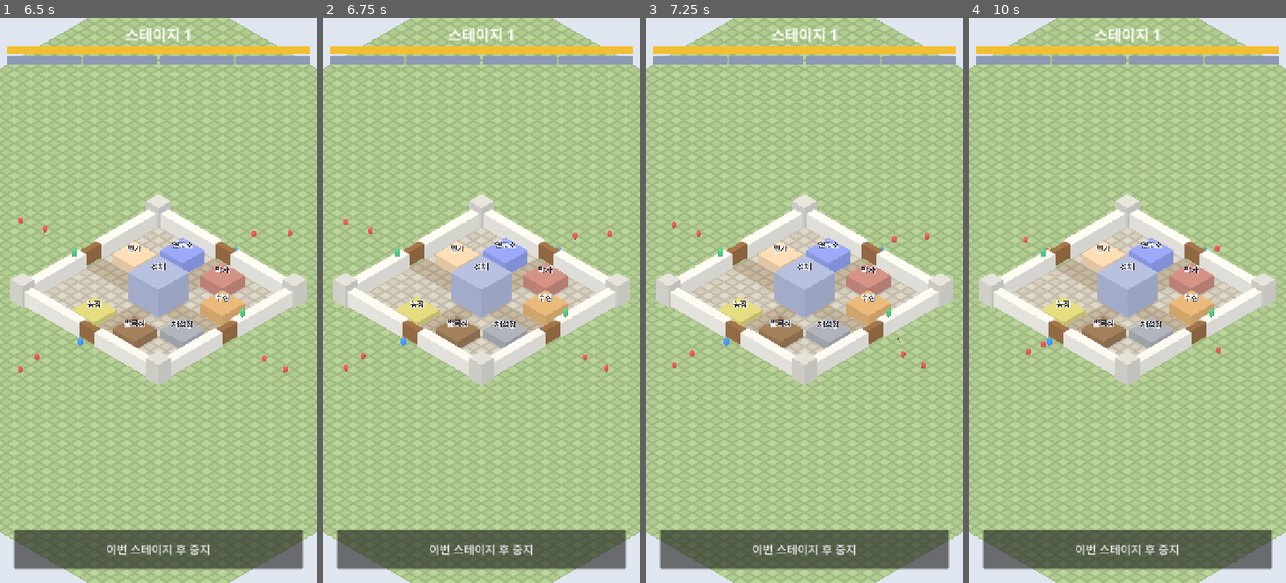
Above: before the commit, frames 1-4 (left to right).
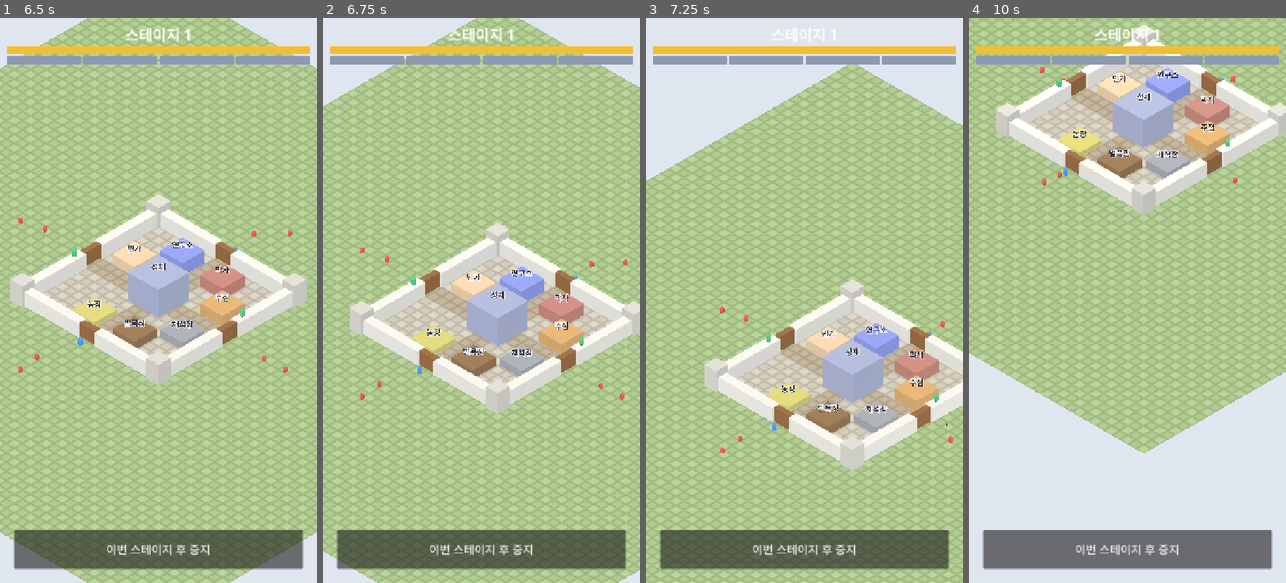
Above: after the commit, the same moments.

Repository: ILSEONG/CastleRPG
Game: Godot game, scene res://scenes/main.tscn
The game is run twice, just before and just after one commit, with the same random seed, the same clock (stepped at 60 frames per second) and the same inputs.
Inputs (mouse positions are in pixels of both pictures, inside the frame that each line leads up to):
- Up to frame 1 (6.5 s): click "스테이지 진행" at 0.5 s; click "이번 스테이지 후 중지" at 1.25 s; click "중지 예약됨 (취소)" at 2 s; click "이번 스테이지 후 중지" at 2.75 s; click "중지 예약됨 (취소)" at 3.5 s; click "이번 스테이지 후 중지" at 4.25 s; click "중지 예약됨 (취소)" at 5 s; move the mouse to (228, 272) at 5.77 s; click (228, 272) at 5.92 s
- Up to frame 2 (6.75 s): drag from (418, 328) to (465, 413) at 6.52 s
- Up to frame 3 (7.25 s): no input
- Up to frame 4 (10 s): move the mouse to (1159, 176) at 7.27 s; click (1159, 176) at 7.42 s; drag from (1111, 413) to (1032, 215) at 8.02 s; move the mouse to (1222, 385) at 8.77 s; click (1222, 385) at 8.92 s; drag from (1032, 215) to (1079, 159) at 9.52 s

Frame 1 is identical in both runs. In frame 2, 24% of the frame differs, in the area x 0-100%, y 0-100%; in frame 3, 48%; in frame 4, 68%.

Commit message:
feat: camera drag pan, wheel and pinch zoom; HUD passes drags through
Co-Authored-By: Claude Opus 5.5 <noreply@anthropic.com>

Diff:
--- a/scripts/camera_rig.gd
+++ b/scripts/camera_rig.gd
@@ -1,14 +1,22 @@
 extends Node3D
 ## 쿼터뷰 직교 카메라 리그. 리그 위치 = 화면 중앙이 바라보는 바닥 지점.
-## 드래그 이동·줌 입력은 Task 4에서 추가.
+## 한 손가락/마우스 드래그로 이동(DRAG_THRESHOLD_PX 넘으면 드래그 확정), 휠·두 손가락 핀치로 줌.
+## 입력을 소비하지 않는다 — 탭 판정(UnitPicker)도 같은 이벤트를 본다.
 
 const Balance := preload("res://scripts/balance.gd")
 
 const PITCH_DEG := -35.0
 const YAW_DEG := 45.0
 const DISTANCE := 100.0
+const DRAG_THRESHOLD_PX := 12.0
+const ZOOM_STEP := 1.1
+const PAN_LIMIT_MARGIN := 20.0
 
 var camera: Camera3D
+
+var _press_pos: Vector2 = Vector2.INF
+var _dragging := false
+var _touches := {}  # 터치 index -> 화면 위치 (핀치용)
 
 
 func _ready() -> void:
@@ -21,3 +29,69 @@
 	camera.rotation_degrees = Vector3(PITCH_DEG, YAW_DEG, 0)
 	camera.position = camera.basis.z * DISTANCE
 	add_child(camera)
+
+
+func _unhandled_input(event: InputEvent) -> void:
+	if event is InputEventScreenTouch:
+		var st := event as InputEventScreenTouch
+		if st.pressed:
+			_touches[st.index] = st.position
+		else:
+			_touches.erase(st.index)
+	elif event is InputEventScreenDrag:
+		var sd := event as InputEventScreenDrag
+		if _touches.size() >= 2 and _touches.has(sd.index):
+			_pinch(sd)
+		if _touches.has(sd.index):
+			_touches[sd.index] = sd.position
+	elif event is InputEventMouseButton:
+		var mb := event as InputEventMouseButton
+		if mb.button_index == MOUSE_BUTTON_WHEEL_UP and mb.pressed:
+			zoom_by(1.0 / ZOOM_STEP)
+		elif mb.button_index == MOUSE_BUTTON_WHEEL_DOWN and mb.pressed:
+			zoom_by(ZOOM_STEP)
+		elif mb.button_index == MOUSE_BUTTON_LEFT:
+			_press_pos = mb.position if mb.pressed else Vector2.INF
+			_dragging = false
+	elif event is InputEventMouseMotion:
+		var mm := event as InputEventMouseMotion
+		if _press_pos == Vector2.INF or _touches.size() >= 2:
+			return
+		if not _dragging and mm.position.distance_to(_press_pos) > DRAG_THRESHOLD_PX:
+			_dragging = true
+		if _dragging:
+			pan_pixels(mm.relative)
+
+
+## 화면 픽셀 이동량만큼 바닥이 손가락을 따라오게 리그를 옮긴다.
+func pan_pixels(rel: Vector2) -> void:
+	var world_per_px := camera.size / get_viewport().get_visible_rect().size.x
+	var right := camera.global_basis.x
+	right.y = 0.0
+	right = right.normalized()
+	var forward := -camera.global_basis.z
+	forward.y = 0.0
+	forward = forward.normalized()
+	var ground_stretch := 1.0 / sin(deg_to_rad(-PITCH_DEG))  # 화면 세로 1px이 바닥에서 늘어나는 비율
+	position += -right * rel.x * world_per_px + forward * rel.y * world_per_px * ground_stretch
+	var limit := Balance.MAP_HALF - PAN_LIMIT_MARGIN
+	position.x = clampf(position.x, -limit, limit)
+	position.z = clampf(position.z, -limit, limit)
+
+
+## factor < 1 이면 확대.
+func zoom_by(factor: float) -> void:
+	camera.size = clampf(camera.size * factor, Balance.CAMERA_SIZE_MIN, Balance.CAMERA_SIZE_MAX)
+
+
+func _pinch(sd: InputEventScreenDrag) -> void:
+	var other_pos := Vector2.INF
+	for i in _touches:
+		if i != sd.index:
+			other_pos = _touches[i]
+			break
+	var prev_pos: Vector2 = _touches[sd.index]
+	var old_d := prev_pos.distance_to(other_pos)
+	var new_d := sd.position.distance_to(other_pos)
+	if old_d > 1.0 and new_d > 1.0:
+		zoom_by(old_d / new_d)
--- a/scripts/hero.gd
+++ b/scripts/hero.gd
@@ -12,6 +12,8 @@
 const SCAN_INTERVAL := 0.2
 const ARRIVE_EPS := 0.05
 const TRACER_SEC := 0.15
+const TAP_RADIUS := 1.4  # 탭 판정 캡슐 반경(m). 몸(0.45m)보다 크게 — 손가락 크기
+const TAP_HEIGHT := 2.6
 
 var castle
 var formation
@@ -65,10 +67,10 @@
 	_area.collision_mask = 0
 	var cs := CollisionShape3D.new()
 	var shape := CapsuleShape3D.new()
-	shape.radius = 0.7
-	shape.height = 1.8
+	shape.radius = TAP_RADIUS
+	shape.height = TAP_HEIGHT
 	cs.shape = shape
-	cs.position.y = 0.9
+	cs.position.y = TAP_HEIGHT / 2.0
 	_area.add_child(cs)
 	_area.set_meta("hero", self)
 	add_child(_area)
--- a/scripts/hud.gd
+++ b/scripts/hud.gd
@@ -19,6 +19,7 @@
 	top.offset_left = 16
 	top.offset_right = -16
 	top.offset_top = 16
+	top.mouse_filter = Control.MOUSE_FILTER_IGNORE
 	root.add_child(top)
 	_stage_label = Label.new()
 	_stage_label.horizontal_alignment = HORIZONTAL_ALIGNMENT_CENTER
@@ -27,6 +28,7 @@
 	_castle_bar = _bar(Color(0.95, 0.75, 0.2))
 	top.add_child(_castle_bar)
 	var gates := HBoxContainer.new()
+	gates.mouse_filter = Control.MOUSE_FILTER_IGNORE
 	top.add_child(gates)
 	for side in 4:
 		var b := _bar(Color(0.55, 0.6, 0.7))
@@ -72,6 +74,7 @@
 	var b := ProgressBar.new()
 	b.custom_minimum_size = Vector2(0, 18)
 	b.show_percentage = false
+	b.mouse_filter = Control.MOUSE_FILTER_IGNORE
 	var fill := StyleBoxFlat.new()
 	fill.bg_color = color
 	b.add_theme_stylebox_override("fill", fill)
--- a/scripts/unit_picker.gd
+++ b/scripts/unit_picker.gd
@@ -1,6 +1,6 @@
 extends Node
 ## 탭 → 카메라 레이캐스트 → 영웅 선택 / 선택 영웅을 성문 앞(성문 탭) 또는 성벽 위(성벽 탭)로 이동.
-## 드래그(카메라 이동)와 구분: 누른 곳과 뗀 곳이 TAP_MAX_PX 이내일 때만 탭.
+## 드래그(카메라 이동)와 구분: 누른 뒤 뗄 때까지 TAP_MAX_PX 넘게 움직이지 않고 두 번째 손가락도 없을 때만 탭.
 ## 입력을 소비하지 않는다 — 카메라 리그도 같은 이벤트를 본다.
 ## 터치는 emulate_mouse_from_touch로 마우스 이벤트가 되므로 마우스만 처리.
 
@@ -19,14 +19,22 @@
 
 
 func _unhandled_input(event: InputEvent) -> void:
+	if event is InputEventScreenTouch:
+		if (event as InputEventScreenTouch).index >= 1:
+			_press_pos = Vector2.INF  # 두 번째 손가락 = 핀치. 이번 누름은 탭이 아니다
+		return
+	if event is InputEventMouseMotion:
+		var mm := event as InputEventMouseMotion
+		if _press_pos != Vector2.INF and mm.position.distance_to(_press_pos) > TAP_MAX_PX:
+			_press_pos = Vector2.INF  # 드래그로 확정. 되돌아와 떼도 탭이 아니다
+		return
 	var mb := event as InputEventMouseButton
 	if mb == null or mb.button_index != MOUSE_BUTTON_LEFT:
 		return
 	if mb.pressed:
 		_press_pos = mb.position
 	elif _press_pos != Vector2.INF:
-		if mb.position.distance_to(_press_pos) <= TAP_MAX_PX:
-			_pending = mb.position
+		_pending = mb.position
 		_press_pos = Vector2.INF
 
 
Not shown, changed: dev/webshot.mjs
